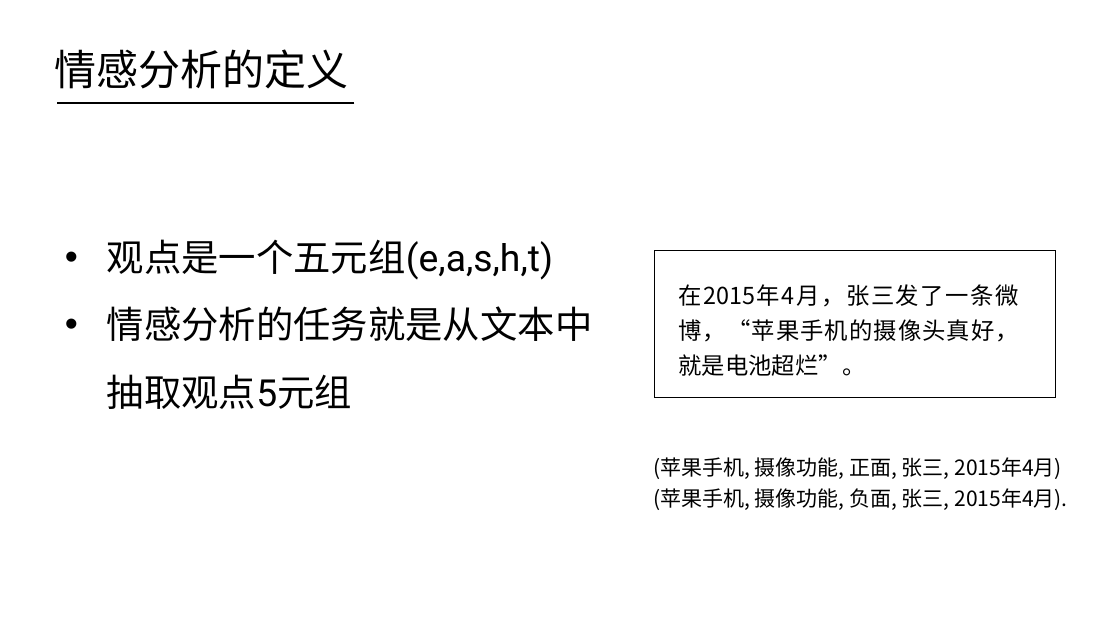
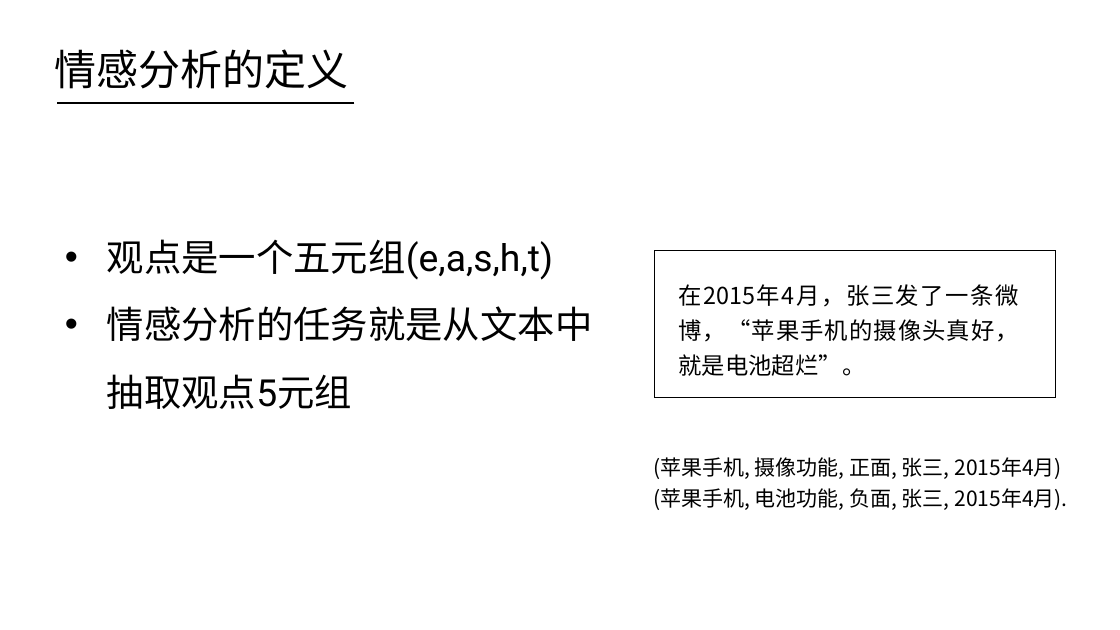
Before and after one commit to HIT-ITNLP/Group-Meeting-of-Master, a slide deck: slide 13 of 2018-秋/4.1/文本情感分析简介.pptx. Drawn at 1120x630 pixels with LibreOffice and Linux fonts; fonts in the diff are those of the drawing. Boxes give left, top, right and bottom in pixels: in the first picture for what was removed or moved away, otherwise in the second. Text is boxed around its words. In the diff, an @@ line names an element or a change of style, - is before the commit and + after.

```diff
--- a/2018-秋/4.1/文本情感分析简介.pptx
+++ b/2018-秋/4.1/文本情感分析简介.pptx
@@ text at (653,488,1067,510): text changed @@
-(苹果手机, 摄像功能, 负面, 张三, 2015年4月).
+(苹果手机, 电池功能, 负面, 张三, 2015年4月).
```
Also in this commit, not shown: 7 other slides changed, 24 other files.
